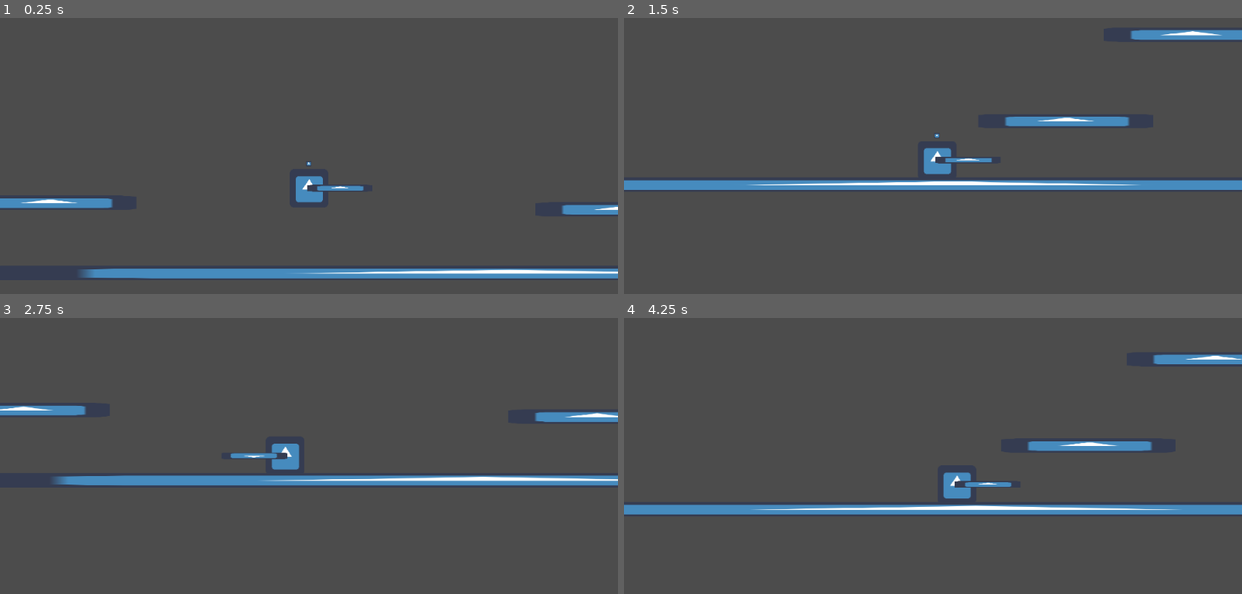
Above: before the commit, frames 1-4 (two rows, left to right).
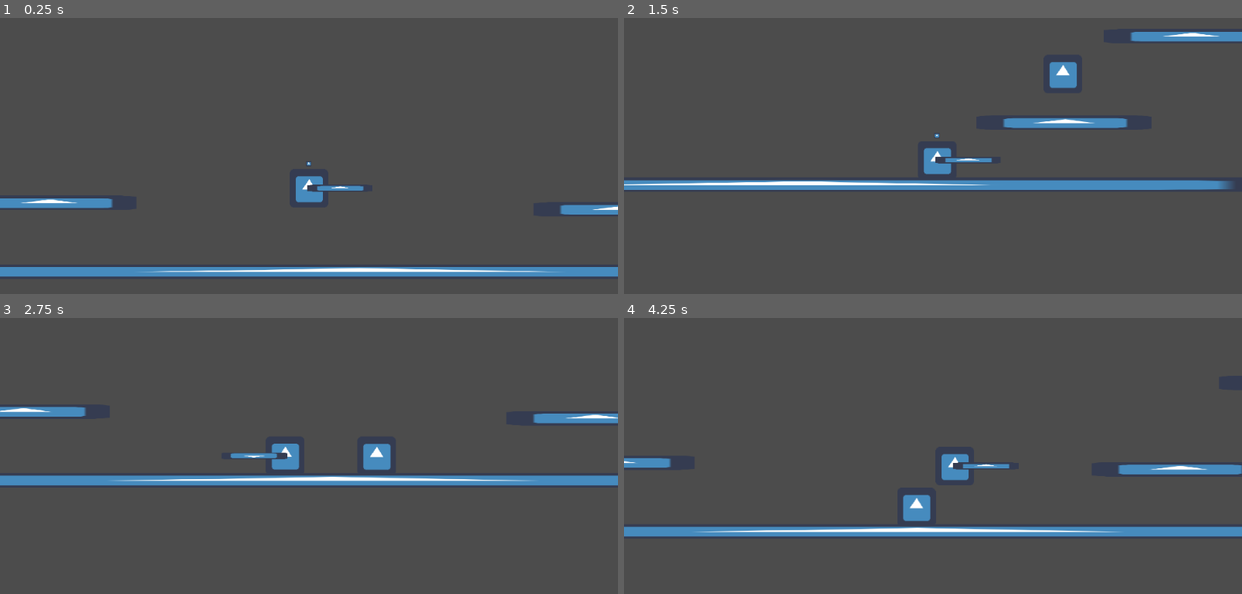
Above: after the commit, the same moments.

Repository: IgorBayerl/godot-game-liliths-crusade
Game: Godot game, scene res://src/Scenes/Main.tscn
The game is run twice, just before and just after one commit, with the same random seed, the same clock (stepped at 60 frames per second) and the same inputs. The engine's default icon, where the game draws it, is replaced by a stand-in: a white triangle on a blue panel in a dark square.
Inputs (mouse positions are in pixels of both pictures, inside the frame that each line leads up to):
- Up to frame 1 (0.25 s): no input
- Up to frame 2 (1.5 s): move the mouse to (1068, 95) at 0.52 s; hold D (move_RIGHT) 0.53-1.25 s; tap L (hability) at 0.6 s; click (1068, 95) at 0.67 s; tap J (jump) at 0.77 s; drag from (809, 131) to (902, 186) at 1.27 s
- Up to frame 3 (2.75 s): move the mouse to (370, 334) at 2.02 s; hold A (move_LEFT) from 2.03 s (still down); tap L (hability) at 2.1 s
- Up to frame 4 (4.25 s): release A (move_LEFT) at 2.75 s; drag from (902, 486) to (747, 359) at 2.77 s; tap Enter at 3.5 s; move the mouse to (1118, 467) at 3.52 s; hold D (move_RIGHT) from 3.53 s (still down); tap L (hability) at 3.6 s; tap J (jump) at 3.77 s

The runs differ from the first frame. In frame 1, 2.7% of the frame differs, in the area x 0-100%, y 67-95%; in frame 2, 2.1%; in frame 3, 2.2%; in frame 4, 11%, in the area x 0-100%, y 13-80%.

Commit message:
Revert "arrumando tudo"
This reverts commit 6263d8c5d374158c893bd8944fdaa97b76067a69.

Diff:
--- a/src/Scenes/Main.tscn
+++ b/src/Scenes/Main.tscn
@@ -11,11 +11,10 @@
 
 [node name="Player" parent="." instance=ExtResource( 1 )]
 position = Vector2( 365.807, 265.471 )
-collision_layer = 4
 JUMP_FORCE = -1000
 
 [node name="StaticBody2D" type="StaticBody2D" parent="."]
-position = Vector2( 682.996, 506.363 )
+position = Vector2( 433.532, 503.843 )
 scale = Vector2( 31.2484, 0.372927 )
 __meta__ = {
 "_edit_group_": true
@@ -28,7 +27,7 @@
 texture = ExtResource( 2 )
 
 [node name="StaticBody2D2" type="StaticBody2D" parent="."]
-position = Vector2( 885.513, 400.576 )
+position = Vector2( 882.516, 400.576 )
 scale = Vector2( 4.52838, 0.372927 )
 __meta__ = {
 "_edit_group_": true
@@ -67,6 +66,4 @@
 texture = ExtResource( 2 )
 
 [node name="Aroldo" parent="." instance=ExtResource( 3 )]
-position = Vector2( 1574.11, 426.825 )
-collision_layer = 2
-collision_mask = 5
+position = Vector2( 1191.1, 419.265 )
